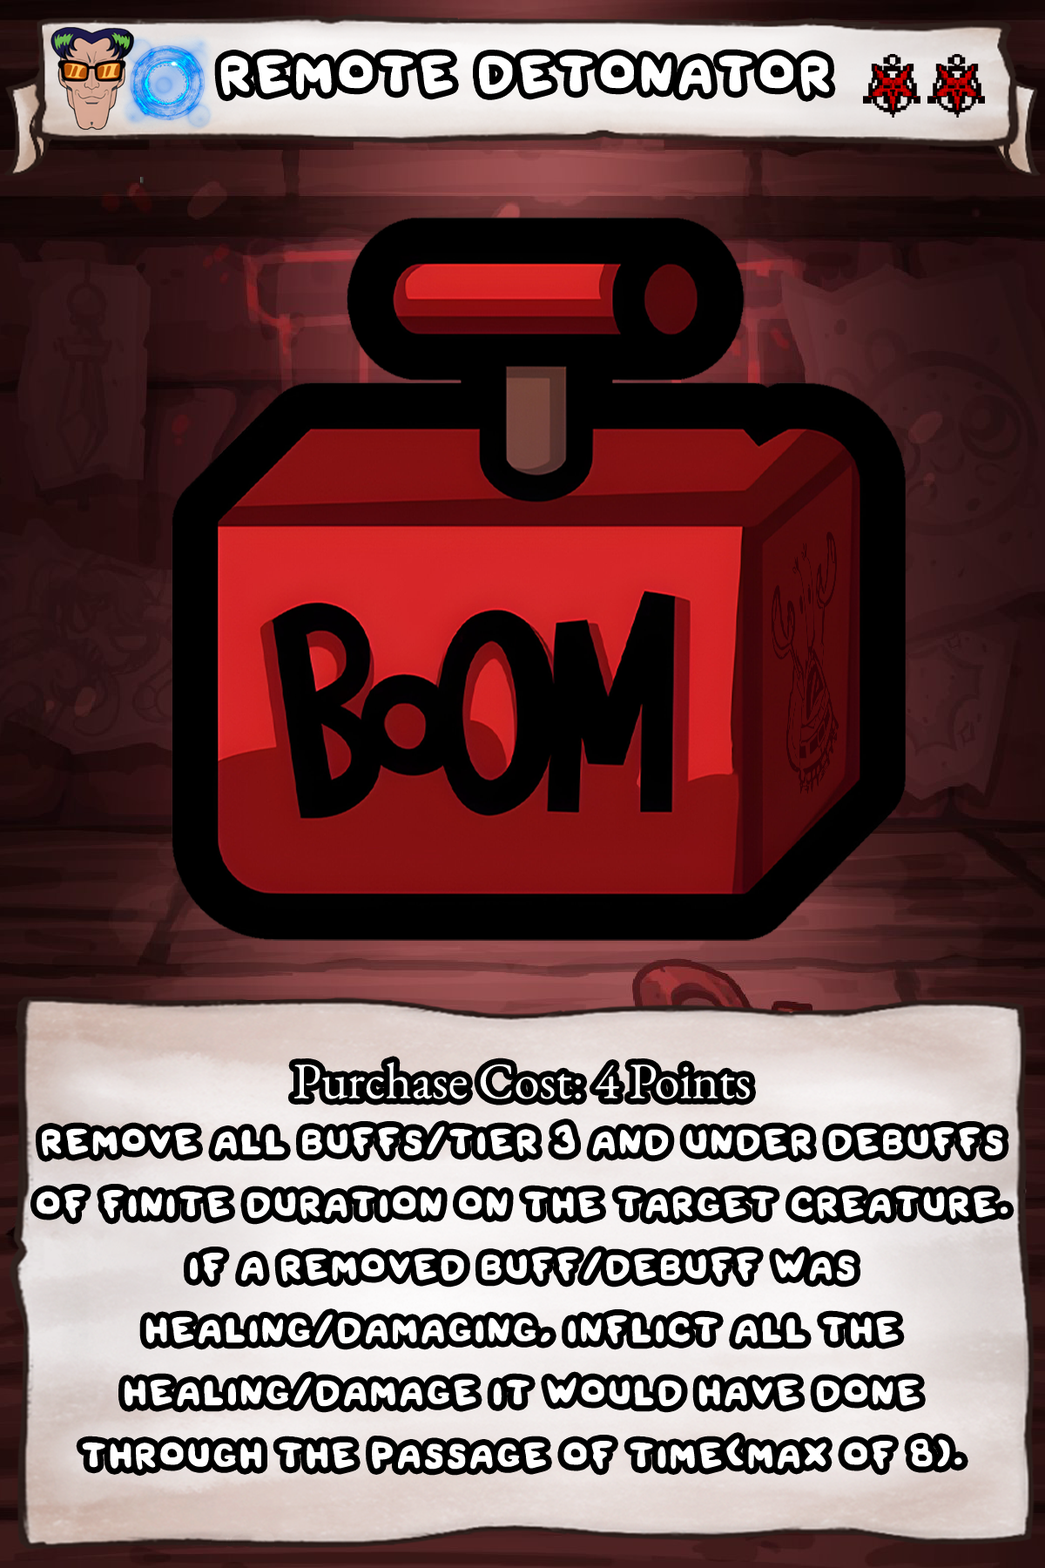
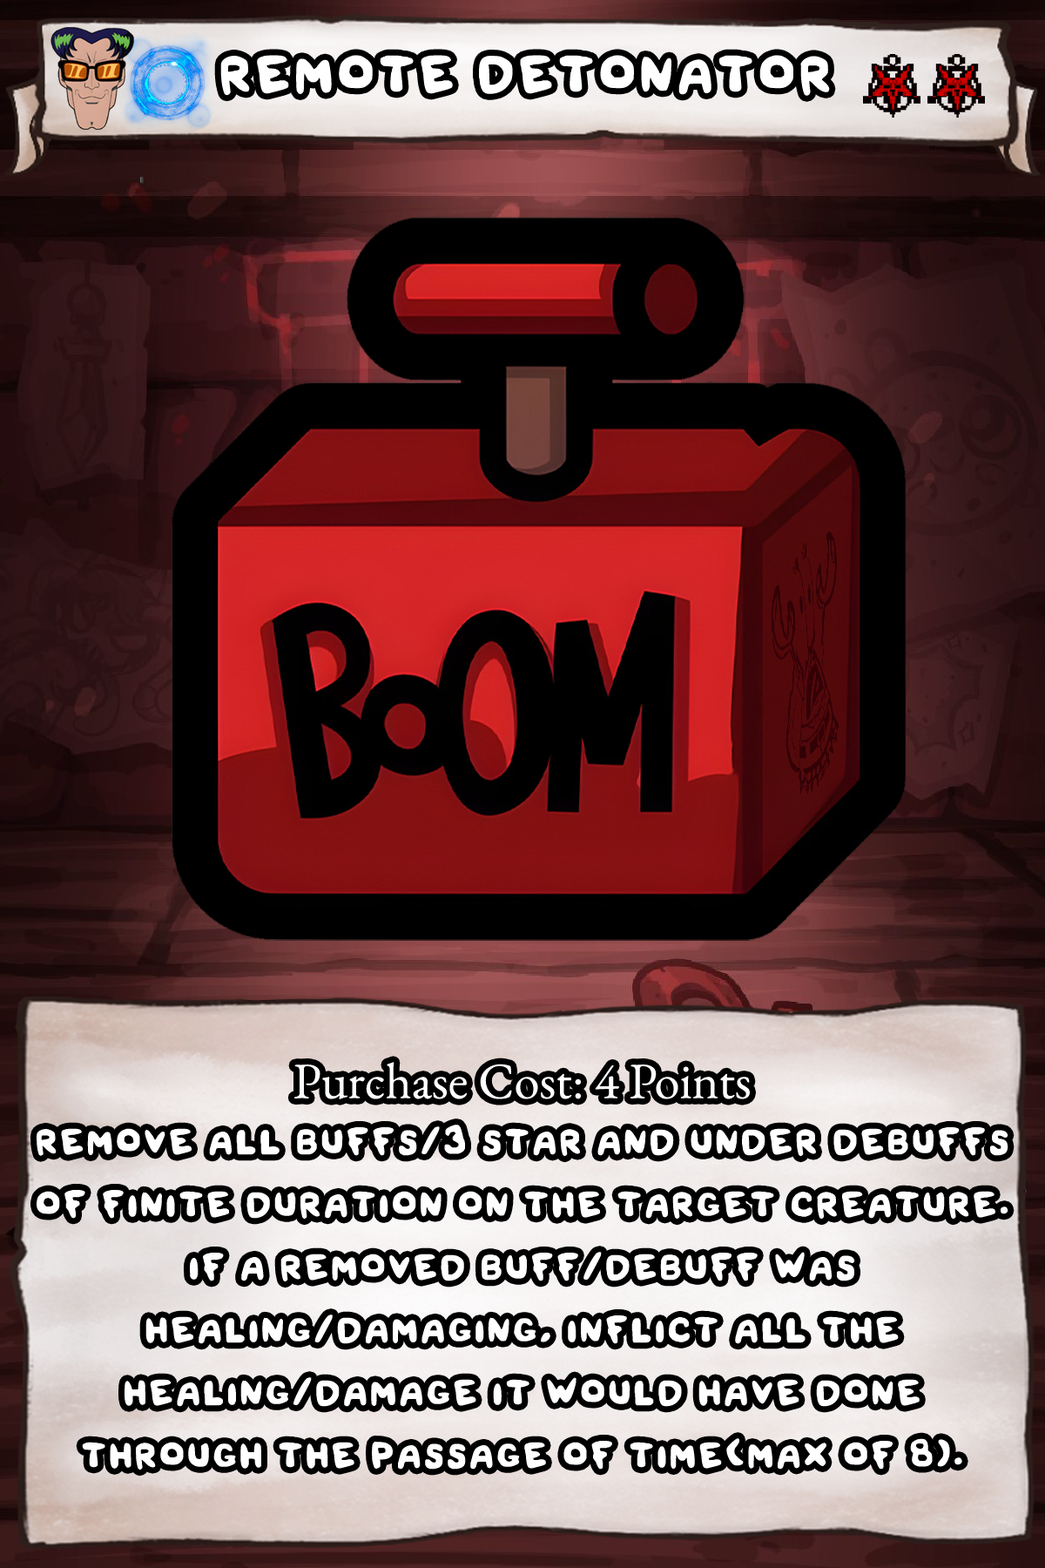
Layer changes from the first 1045x1568 image to the second:
painted on "Ability" over (36, 1124, 1009, 1157)